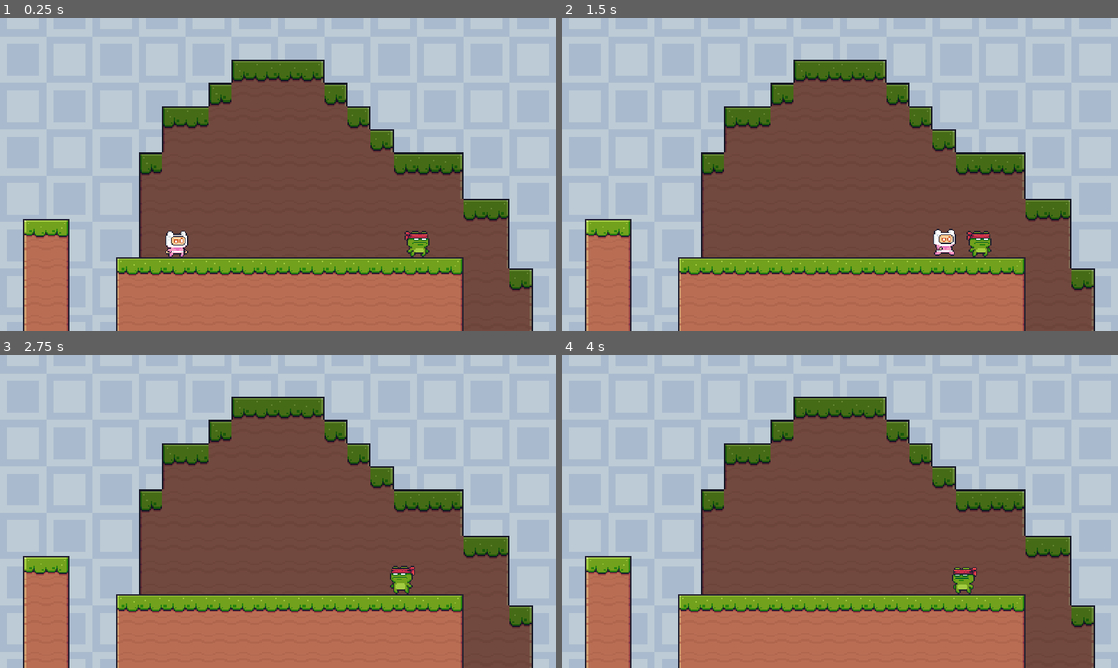
Above: before the commit, frames 1-4 (two rows, left to right).
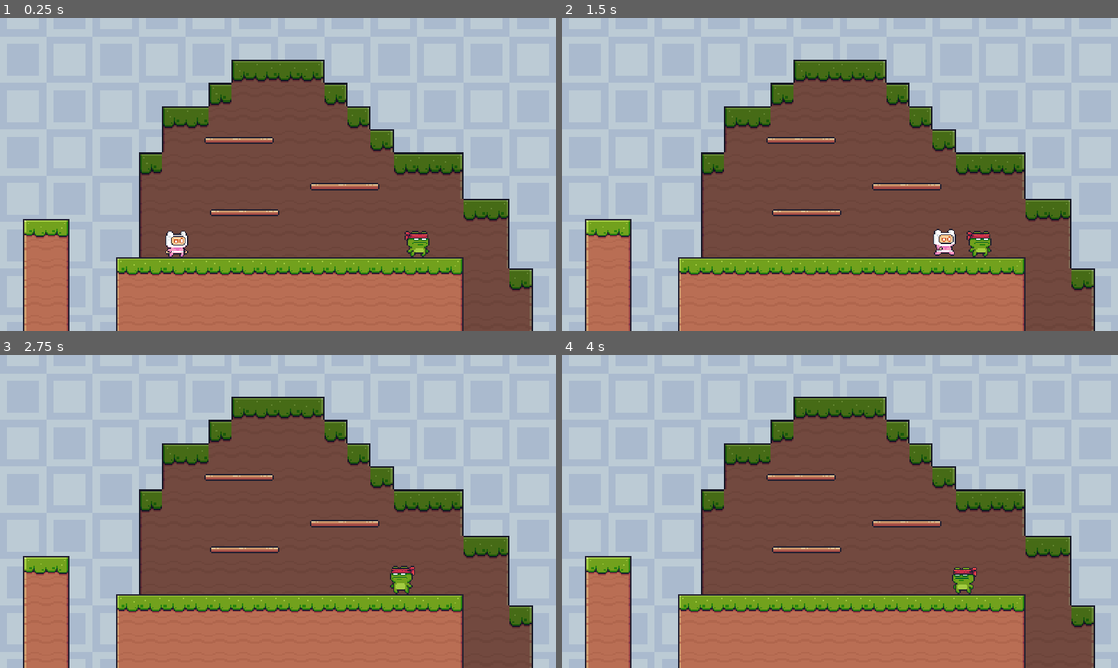
Above: after the commit, the same moments.

Repository: victorDigital/DDU2
Game: Godot game, scene res://Scenes/game.tscn
Two runs of this game, one before a commit and one after it. Both use one fixed random seed, a clock stepped at 60 frames per second and the inputs below.
Inputs:
- Up to frame 1 (0.25 s): no input
- Up to frame 2 (1.5 s): hold D (player1_right) from 0.53 s (still down); tap Left (player2_left) at 0.6 s; tap W (player1_jump) at 0.77 s; tap Right (player2_right) at 1.35 s
- Up to frame 3 (2.75 s): tap W (player1_jump) at 1.52 s; release D (player1_right) at 2.03 s; hold A (player1_left) from 2.03 s (still down); tap Left (player2_left) at 2.1 s
- Up to frame 4 (4 s): release A (player1_left) at 2.78 s; hold D (player1_right) from 2.78 s (still down); tap Right (player2_right) at 2.85 s; tap W (player1_jump) at 3.02, 3.77 s; tap Left (player2_left) at 3.6 s

The runs differ from the first frame. In frame 1, 0.8% of the frame differs, in the area x 36-69%, y 38-64%; in frame 2, 0.8%; in frame 3, 0.8%; in frame 4, 0.8%.

Commit message:
start of bridge (collision er fucky rn)

Diff:
--- /dev/null
+++ b/Scenes/bridge.tscn
@@ -0,0 +1,169 @@
+[gd_scene load_steps=6 format=3 uid="uid://b3wdqs28hf1oq"]
+
+[ext_resource type="Texture2D" uid="uid://twkkb3ivokca" path="res://Assets/Pixel/Terrain/Terrain (16x16).png" id="1_5usoa"]
+[ext_resource type="Script" path="res://Scripts/bridge.gd" id="1_gx7b5"]
+
+[sub_resource type="TileSetAtlasSource" id="TileSetAtlasSource_p6hkp"]
+texture = ExtResource("1_5usoa")
+0:0/0 = 0
+1:0/0 = 0
+2:0/0 = 0
+3:0/0 = 0
+4:0/0 = 0
+6:0/0 = 0
+7:0/0 = 0
+8:0/0 = 0
+9:0/0 = 0
+10:0/0 = 0
+12:0/0 = 0
+13:0/0 = 0
+14:0/0 = 0
+15:0/0 = 0
+17:0/0 = 0
+18:0/0 = 0
+19:0/0 = 0
+0:1/0 = 0
+1:1/0 = 0
+2:1/0 = 0
+3:1/0 = 0
+4:1/0 = 0
+6:1/0 = 0
+7:1/0 = 0
+8:1/0 = 0
+9:1/0 = 0
+10:1/0 = 0
+12:1/0 = 0
+13:1/0 = 0
+14:1/0 = 0
+15:1/0 = 0
+17:1/0 = 0
+18:1/0 = 0
+19:1/0 = 0
+0:2/0 = 0
+1:2/0 = 0
+2:2/0 = 0
+6:2/0 = 0
+7:2/0 = 0
+8:2/0 = 0
+13:2/0 = 0
+14:2/0 = 0
+15:2/0 = 0
+17:2/0 = 0
+18:2/0 = 0
+19:2/0 = 0
+0:4/0 = 0
+1:4/0 = 0
+2:4/0 = 0
+3:4/0 = 0
+4:4/0 = 0
+6:4/0 = 0
+7:4/0 = 0
+8:4/0 = 0
+9:4/0 = 0
+10:4/0 = 0
+12:4/0 = 0
+13:4/0 = 0
+14:4/0 = 0
+15:4/0 = 0
+17:4/0 = 0
+18:4/0 = 0
+19:4/0 = 0
+20:4/0 = 0
+21:4/0 = 0
+0:5/0 = 0
+1:5/0 = 0
+2:5/0 = 0
+3:5/0 = 0
+4:5/0 = 0
+6:5/0 = 0
+7:5/0 = 0
+8:5/0 = 0
+9:5/0 = 0
+10:5/0 = 0
+12:5/0 = 0
+13:5/0 = 0
+14:5/0 = 0
+15:5/0 = 0
+17:5/0 = 0
+18:5/0 = 0
+19:5/0 = 0
+20:5/0 = 0
+21:5/0 = 0
+0:6/0 = 0
+1:6/0 = 0
+2:6/0 = 0
+6:6/0 = 0
+7:6/0 = 0
+8:6/0 = 0
+13:6/0 = 0
+14:6/0 = 0
+15:6/0 = 0
+17:6/0 = 0
+18:6/0 = 0
+19:6/0 = 0
+0:8/0 = 0
+1:8/0 = 0
+2:8/0 = 0
+3:8/0 = 0
+4:8/0 = 0
+6:8/0 = 0
+7:8/0 = 0
+8:8/0 = 0
+9:8/0 = 0
+10:8/0 = 0
+12:8/0 = 0
+13:8/0 = 0
+14:8/0 = 0
+15:8/0 = 0
+17:8/0 = 0
+18:8/0 = 0
+19:8/0 = 0
+20:8/0 = 0
+0:9/0 = 0
+1:9/0 = 0
+2:9/0 = 0
+3:9/0 = 0
+4:9/0 = 0
+6:9/0 = 0
+7:9/0 = 0
+8:9/0 = 0
+9:9/0 = 0
+10:9/0 = 0
+12:9/0 = 0
+13:9/0 = 0
+14:9/0 = 0
+15:9/0 = 0
+17:9/0 = 0
+18:9/0 = 0
+19:9/0 = 0
+20:9/0 = 0
+0:10/0 = 0
+1:10/0 = 0
+2:10/0 = 0
+6:10/0 = 0
+7:10/0 = 0
+8:10/0 = 0
+13:10/0 = 0
+14:10/0 = 0
+15:10/0 = 0
+18:10/0 = 0
+19:10/0 = 0
+20:10/0 = 0
+
+[sub_resource type="TileSet" id="TileSet_2h23p"]
+sources/0 = SubResource("TileSetAtlasSource_p6hkp")
+
+[sub_resource type="RectangleShape2D" id="RectangleShape2D_xvo7x"]
+size = Vector2(4.99645, 48.0014)
+
+[node name="Bridge" type="Area2D"]
+script = ExtResource("1_gx7b5")
+
+[node name="TileMapLayer" type="TileMapLayer" parent="."]
+tile_map_data = PackedByteArray(0, 0, 255, 255, 255, 255, 0, 0, 17, 0, 1, 0, 0, 0, 0, 0, 255, 255, 0, 0, 18, 0, 1, 0, 0, 0, 1, 0, 255, 255, 0, 0, 19, 0, 1, 0, 0, 0)
+tile_set = SubResource("TileSet_2h23p")
+
+[node name="CollisionShape2D" type="CollisionShape2D" parent="."]
+position = Vector2(8.00106, -13.4982)
+rotation = 1.57009
+shape = SubResource("RectangleShape2D_xvo7x")
--- a/Scenes/game.tscn
+++ b/Scenes/game.tscn
@@ -7,6 +7,7 @@
 [ext_resource type="Texture2D" uid="uid://dw1coi3ik0o0w" path="res://Assets/Pixel/Terrain/Terrain (16x16) - Dark.png" id="3_7on7e"]
 [ext_resource type="Script" path="res://Scripts/player_2.gd" id="3_tvpur"]
 [ext_resource type="Texture2D" uid="uid://twkkb3ivokca" path="res://Assets/Pixel/Terrain/Terrain (16x16).png" id="5_j1ett"]
+[ext_resource type="PackedScene" uid="uid://b3wdqs28hf1oq" path="res://Scenes/bridge.tscn" id="8_ed4gb"]
 
 [sub_resource type="TileSetAtlasSource" id="TileSetAtlasSource_873md"]
 texture = ExtResource("5_j1ett")
@@ -523,6 +524,7 @@
 [node name="player_1" parent="." instance=ExtResource("1_j67ix")]
 position = Vector2(-70, 24)
 scale = Vector2(1.5, 1.5)
+collision_layer = 2
 script = ExtResource("2_66lh6")
 
 [node name="Camera2D" type="Camera2D" parent="."]
@@ -540,3 +542,15 @@
 scale = Vector2(1, -0.816)
 tile_map_data = PackedByteArray("AAAGAAMAAAAIAAAAAAAFAAMAAAAHAAAAAAAEAAMAAAAHAAAAAAADAAMAAAAHAAAAAAACAAMAAAAHAAAAAAABAA …(1344 unchanged characters)…
 tile_set = SubResource("TileSet_4m7c0")
+
+[node name="Bridge" parent="." instance=ExtResource("8_ed4gb")]
+position = Vector2(-31, 23)
+collision_mask = 2
+
+[node name="Bridge2" parent="." instance=ExtResource("8_ed4gb")]
+position = Vector2(38, 5)
+collision_mask = 2
+
+[node name="Bridge3" parent="." instance=ExtResource("8_ed4gb")]
+position = Vector2(-35, -27)
+collision_mask = 2
--- /dev/null
+++ b/Scripts/bridge.gd
@@ -0,0 +1 @@
+extends Area2D
Not shown: 1 places in Scenes/game.tscn that only renumber resources
